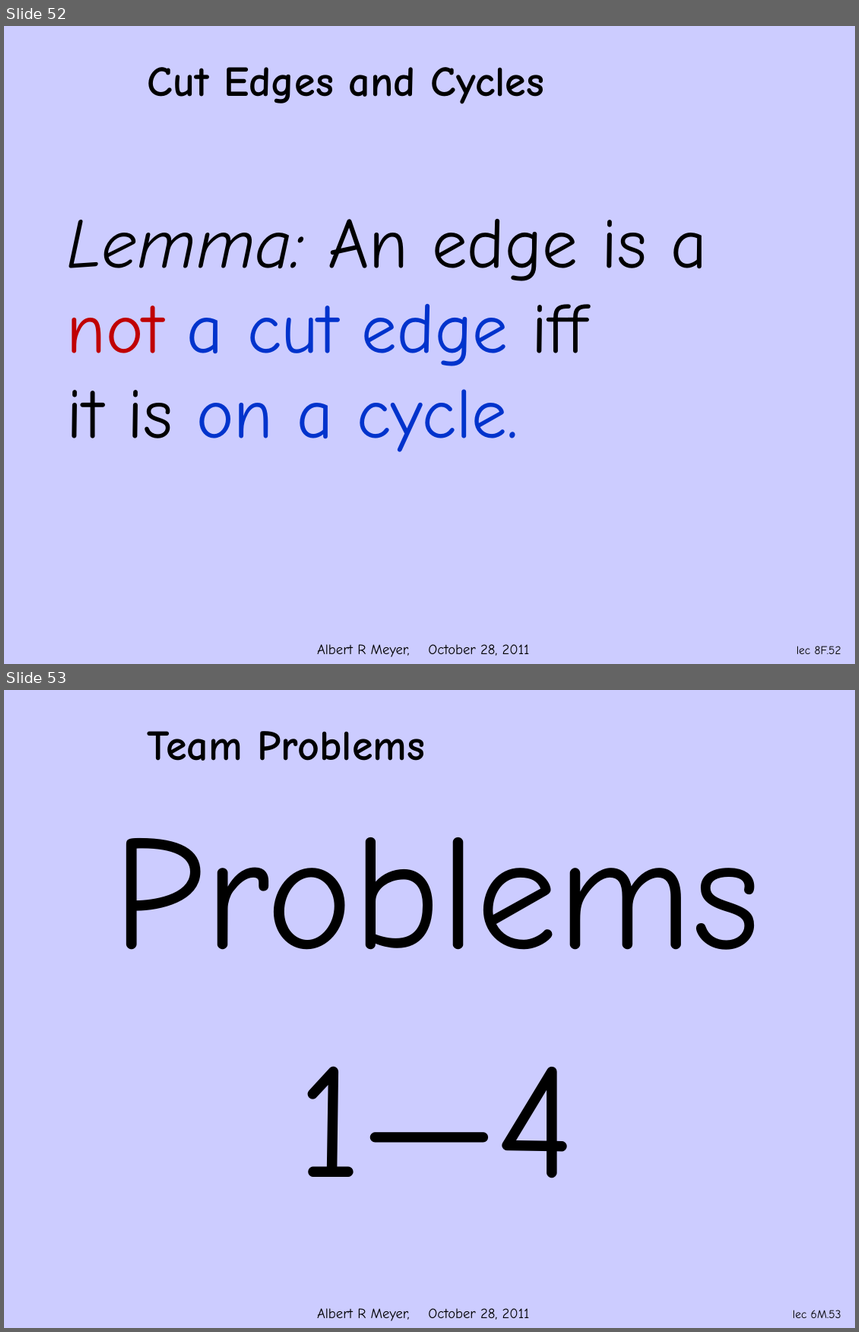
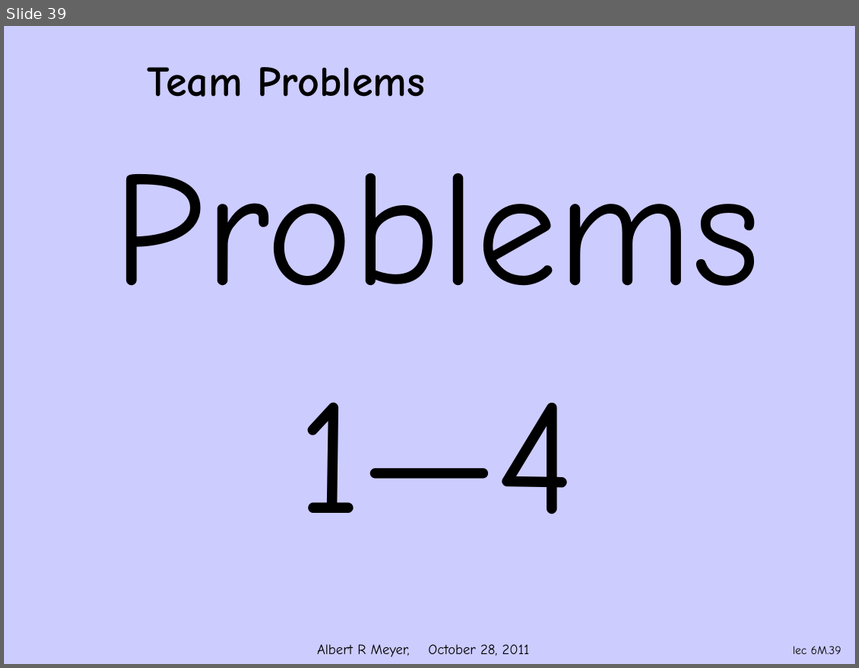
Before and after one commit to armeyer/mcs_web, a slide deck: fall11/slidesF11/slides8f.pptx. Shown one above the other, each under a label of ours: slides 52 and 53 before the commit, slide 39 after it. The pictures are 859x1332 and 859x668 pixels, drawn with LibreOffice and Linux fonts; fonts in the diff are those of the drawing; background and template pictures are left out. Boxes give left, top, right and bottom in pixels: in the first picture for what was removed or moved away, otherwise in the second. Text is boxed around its words. In the diff, an @@ line names an element or a change of style, - is before the commit and + after.

```diff
--- a/fall11/slidesF11/slides8f.pptx
+++ b/fall11/slidesF11/slides8f.pptx
@@ slide 52 removed at [4,26,855,664], background #CCCCFF; not listed: 1 template element that a slide beside it also shows @@
@@ title removed at [148,67,544,104] @@
-Cut Edges and Cycles
@@ text removed at [67,219,708,452] @@
-Lemma: An edge is a
-not a cut edge iff
-it is on a cycle.
@@ page number removed at [797,646,842,655] @@
-lec 8F.52
@@ what was slide 53 is now slide 39 @@
@@ page number at [793,646,842,655]: text changed @@
-lec 6M.53
+lec 6M.39
```
Also in this commit, not shown: 1 slide changed, 13 other slides removed, 10 other files.
